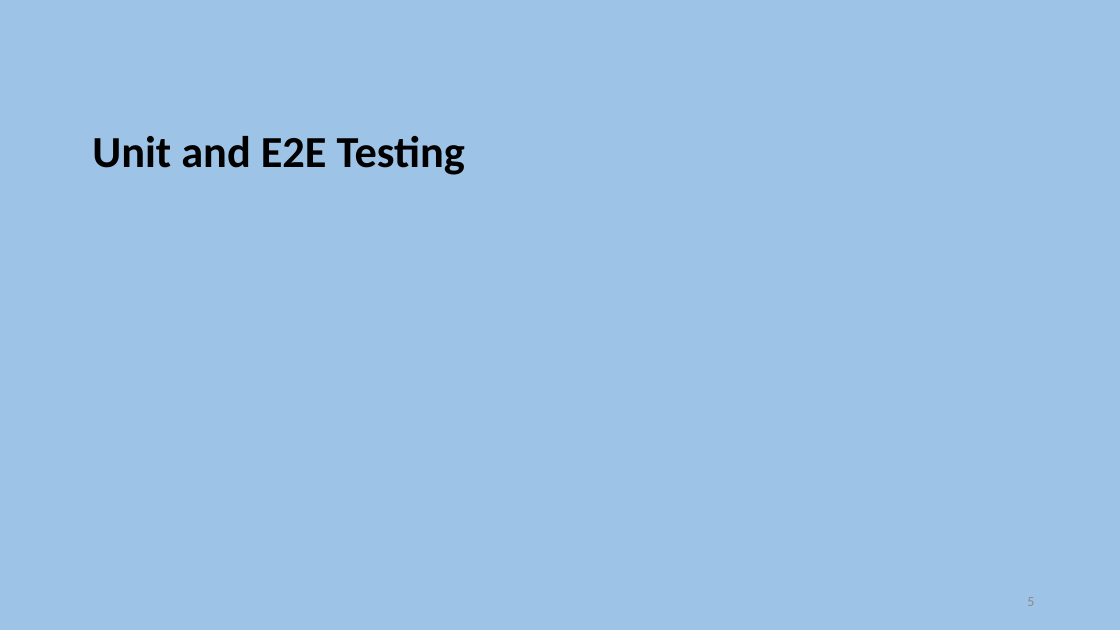
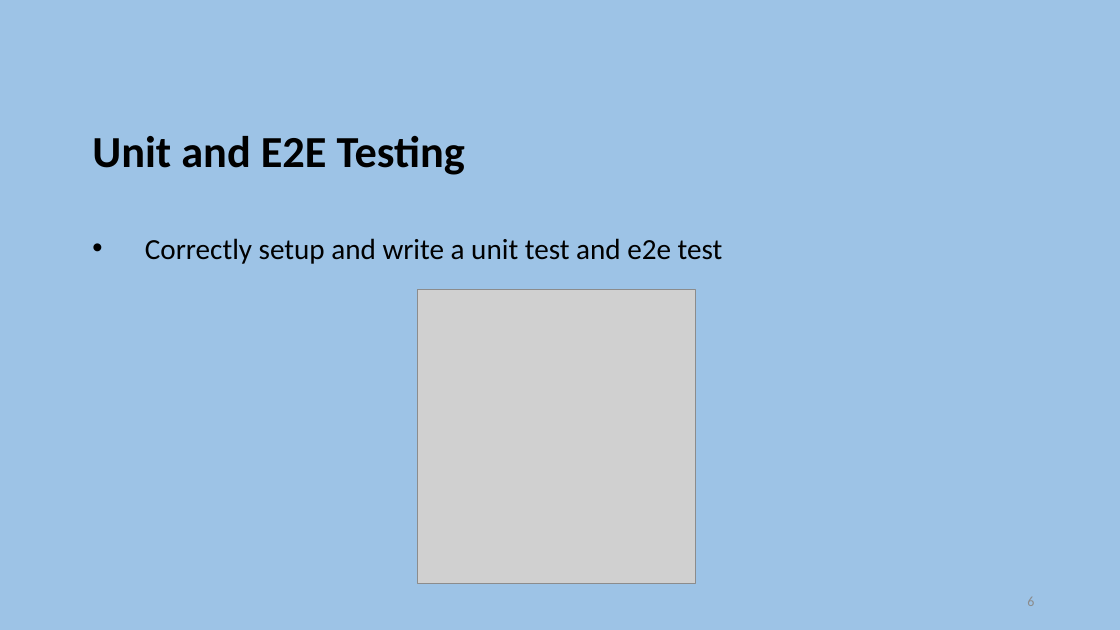
Before and after one commit to szetko/course-materials, a slide deck: slide 6 of OOSD/Exam Preparation/Exam Preparation.pptx (slide 5 before the commit). Drawn at 1120x630 pixels with LibreOffice and Linux fonts; fonts in the diff are those of the drawing; grey boxes stand for pictures. Boxes give left, top, right and bottom in pixels: in the first picture for what was removed or moved away, otherwise in the second. Text is boxed around its words. In the diff, an @@ line names an element or a change of style, - is before the commit and + after.

```diff
--- a/OOSD/Exam Preparation/Exam Preparation.pptx
+++ b/OOSD/Exam Preparation/Exam Preparation.pptx
@@ text at (x1=145, y1=238, x2=723, y2=264): paragraph added @@
+    • Correctly setup and write a unit test and e2e test
@@ picture added at (x1=418, y1=289, x2=696, y2=584) @@
```
Also in this commit, not shown: 5 other slides changed, 2 slides added, 1 slide removed, 4 other files.
